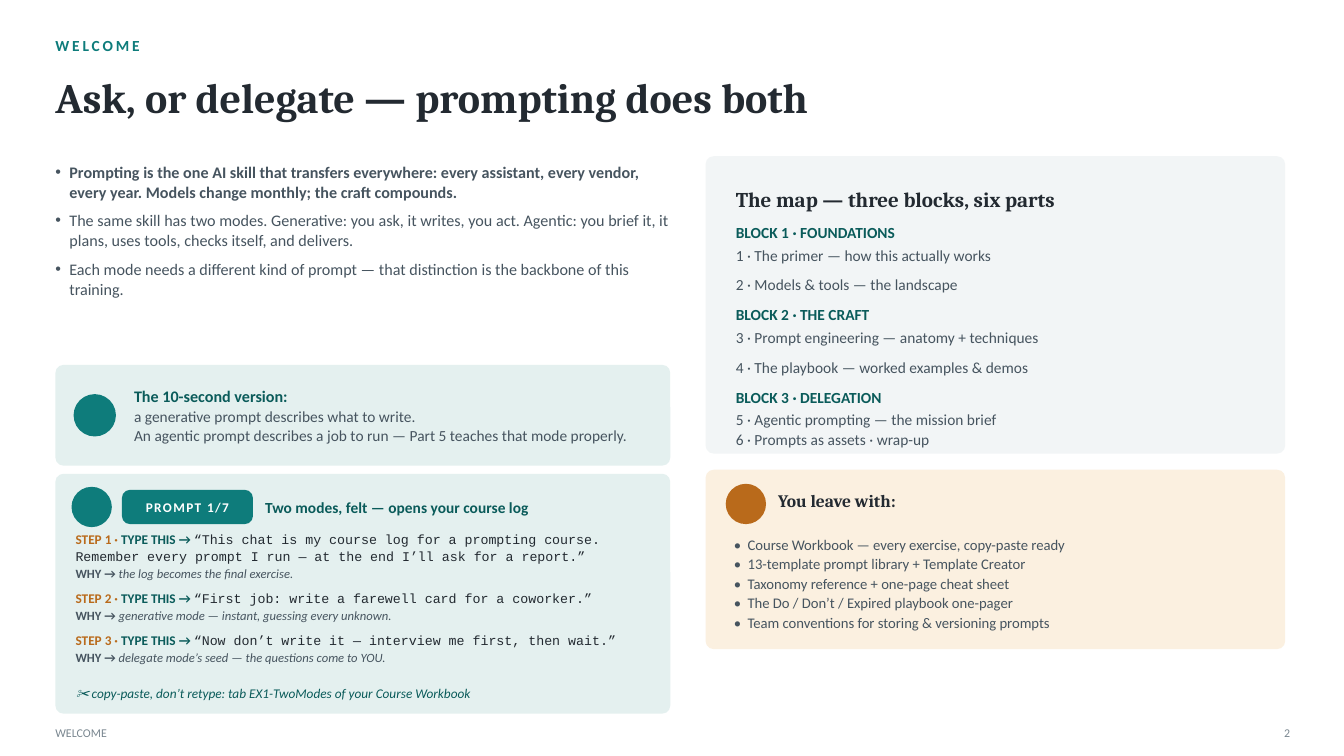
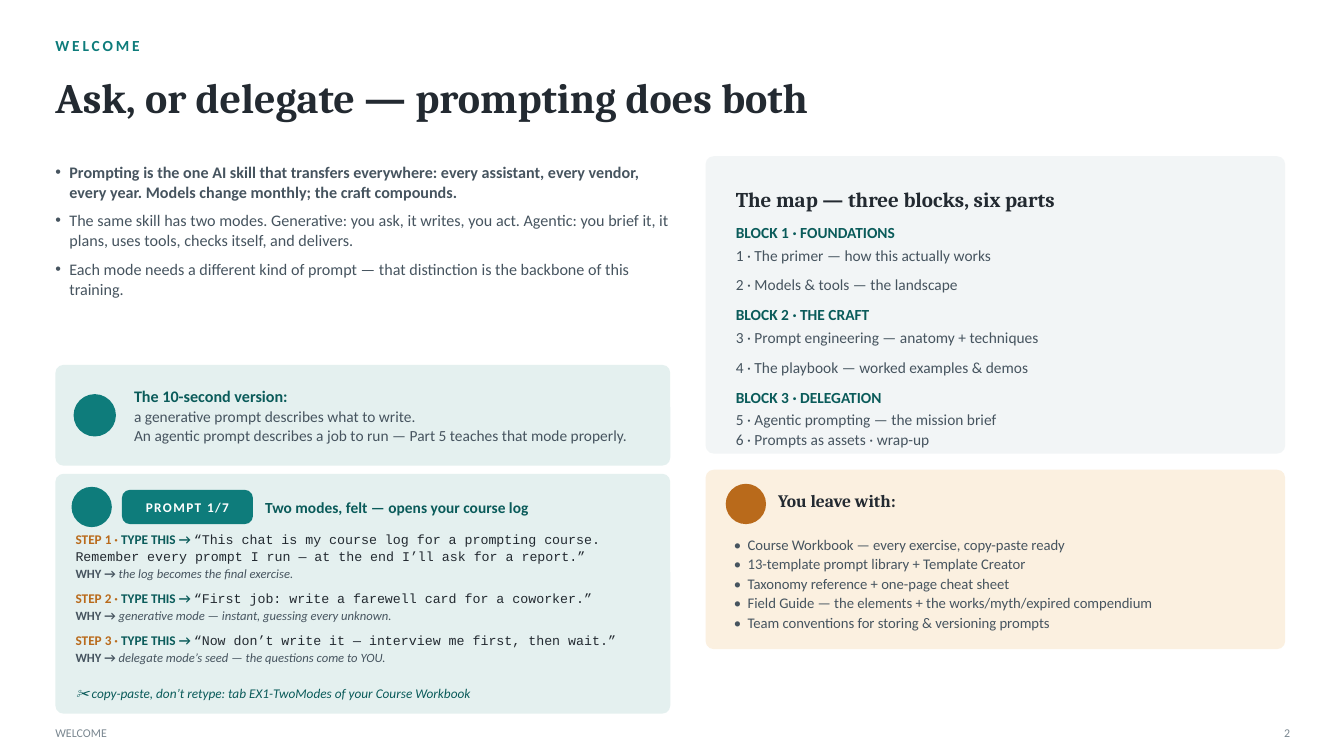
Before and after one commit to naviero1/Claude-Works, a slide deck: slide 2 of ai-training-prompt-engineering/deliverables/From_Prompts_to_Agents_Training.pptx. Drawn at 1344x756 pixels with LibreOffice and Linux fonts; fonts in the diff are those of the drawing; background and template pictures are left out. Boxes give left, top, right and bottom in pixels: in the first picture for what was removed or moved away, otherwise in the second. Text is boxed around its words. In the diff, an @@ line names an element or a change of style, - is before the commit and + after.

```diff
--- a/ai-training-prompt-engineering/deliverables/From_Prompts_to_Agents_Training.pptx
+++ b/ai-training-prompt-engineering/deliverables/From_Prompts_to_Agents_Training.pptx
@@ text at bbox=[748, 598, 1152, 611]: text changed @@
-• The Do / Don’t / Expired playbook one-pager
+• Field Guide — the elements + the works/myth/expired compendium
```
Also in this commit, not shown: 1 other slide changed, 16 other files.
